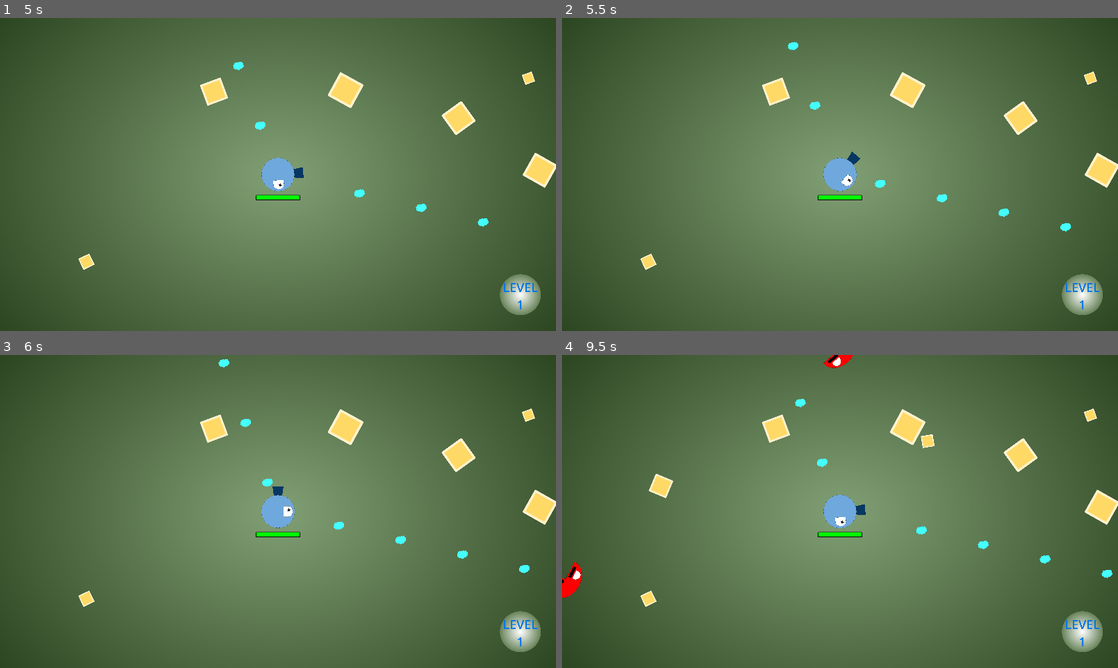
Above: before the commit, frames 1-4 (two rows, left to right).
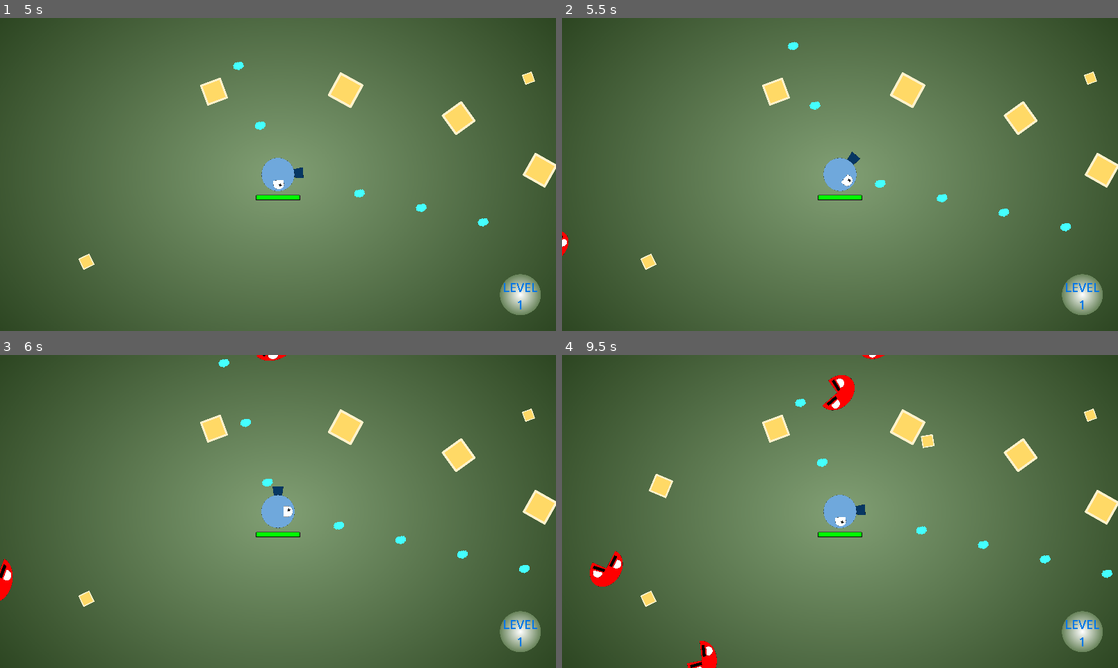
Above: after the commit, the same moments.

Repository: aeriab/Astroid-rage
Game: Godot game, scene res://scenes/game.tscn
Two runs of this game, one before a commit and one after it. Both use one fixed random seed, a clock stepped at 60 frames per second and the inputs below.
Inputs:
- Up to frame 1 (5 s): tap Enter (ui_accept) at 0.5, 0.77, 1.52, 3.02, 3.77, 4.52 s; hold Right (ui_right) 0.53-2.03 s; tap Space (switch) every 0.75 s from 0.6 to 4.35 s; hold Left (ui_left) 2.03-2.78 s; hold Right (ui_right) 2.78-4.28 s; hold Left (ui_left) from 4.28 s (still down)
- Up to frame 2 (5.5 s): release Left (ui_left) at 5.03 s; hold Right (ui_right) from 5.03 s (still down); tap Space (switch) at 5.1 s
- Up to frame 3 (6 s): release Right (ui_right) at 5.78 s; hold Left (ui_left) from 5.78 s (still down); tap Space (switch) at 5.85 s
- Up to frame 4 (9.5 s): tap Enter (ui_accept) at 6.02, 6.77, 7.52, 9.02 s; tap Space (switch) every 0.75 s from 6.6 to 8.85 s; release Left (ui_left) at 7.28 s; hold Right (ui_right) from 7.28 s (still down)

Frame 1 is identical in both runs. In frame 2, less than 0.1% of the frame differs, in the area x 0-2%, y 68-76%; in frame 3, 0.3%; in frame 4, 1.5%, in the area x 0-58%, y 0-100%.

Commit message:
Worked on dying mechanics

Diff:
--- /dev/null
+++ b/scenes/defeated_screen.tscn
@@ -0,0 +1,3 @@
+[gd_scene format=3 uid="uid://blaq5qehq2fli"]
+
+[node name="DefeatedScreen" type="CanvasLayer"]
--- a/scenes/game.tscn
+++ b/scenes/game.tscn
@@ -10,14 +10,13 @@
 [ext_resource type="PackedScene" uid="uid://bu5k7npfyyfio" path="res://scenes/LevelCircle.tscn" id="8_8gq6h"]
 [ext_resource type="PackedScene" uid="uid://cqmli4p0vtbwy" path="res://scenes/store_page.tscn" id="8_fvigt"]
 [ext_resource type="PackedScene" uid="uid://ywkm5lhkpww" path="res://scenes/health_bar_red.tscn" id="10_y2x8a"]
+[ext_resource type="PackedScene" uid="uid://cg1tr1w13owj1" path="res://scenes/game_over.tscn" id="11_orek7"]
 
 [sub_resource type="CanvasItemMaterial" id="CanvasItemMaterial_4kbpy"]
 
 [sub_resource type="CircleShape2D" id="CircleShape2D_rycil"]
 
 [sub_resource type="WorldBoundaryShape2D" id="WorldBoundaryShape2D_lp687"]
-
-[sub_resource type="CircleShape2D" id="CircleShape2D_m11bs"]
 
 [node name="Game" type="Node2D"]
 scale = Vector2(1.21821, 1.21821)
@@ -78,7 +77,8 @@
 wave3RedEnemyNum = 12
 
 [node name="Wave1Timer" type="Timer" parent="Stage1Waves"]
-wait_time = 5.0
+wait_time = 2.0
+one_shot = true
 autostart = true
 
 [node name="Wave2Timer" type="Timer" parent="Stage1Waves"]
@@ -103,16 +103,12 @@
 [node name="store_page" parent="." instance=ExtResource("8_fvigt")]
 visible = false
 
+[node name="GameOver" parent="." instance=ExtResource("11_orek7")]
+visible = false
+
 [node name="HealthBarRed" parent="." instance=ExtResource("10_y2x8a")]
 position = Vector2(4.76837e-07, 522.078)
 scale = Vector2(0.658475, 0.658475)
-
-[node name="testArea" type="Area2D" parent="."]
-position = Vector2(-123.131, -201.936)
-
-[node name="CollisionShape2D" type="CollisionShape2D" parent="testArea"]
-scale = Vector2(9.97074, 9.97074)
-shape = SubResource("CircleShape2D_m11bs")
 
 [connection signal="timeout" from="Stage1Waves/Wave1Timer" to="Stage1Waves" method="_on_wave_1_timer_timeout"]
 [connection signal="timeout" from="Stage1Waves/Wave2Timer" to="Stage1Waves" method="_on_wave_2_timer_timeout"]
--- a/scenes/game_over.tscn
+++ b/scenes/game_over.tscn
@@ -5,28 +5,55 @@
 [node name="GameOver" type="CanvasLayer"]
 script = ExtResource("1_db6pj")
 
+[node name="ColorRect" type="ColorRect" parent="."]
+z_index = -1
+anchors_preset = 15
+anchor_right = 1.0
+anchor_bottom = 1.0
+grow_horizontal = 2
+grow_vertical = 2
+color = Color(0.6, 0.388235, 0.392157, 0.32549)
+metadata/_edit_use_anchors_ = true
+
 [node name="OverWords" type="Label" parent="."]
-offset_right = 1152.0
-offset_bottom = 648.0
+anchors_preset = 15
+anchor_right = 1.0
+anchor_bottom = 1.0
+grow_horizontal = 2
+grow_vertical = 2
 theme_override_font_sizes/font_size = 126
-text = "Game Over"
+text = "
+Game Over"
 horizontal_alignment = 1
+metadata/_edit_use_anchors_ = true
 
 [node name="RetryButton" type="Button" parent="."]
-offset_left = 336.0
-offset_top = 266.0
-offset_right = 816.0
-offset_bottom = 382.0
+anchors_preset = 15
+anchor_right = 1.0
+anchor_bottom = 1.0
+offset_left = 686.0
+offset_top = 455.0
+offset_right = -686.0
+offset_bottom = -455.0
+grow_horizontal = 2
+grow_vertical = 2
 theme_override_font_sizes/font_size = 70
 text = "RETRY"
+metadata/_edit_use_anchors_ = true
 
 [node name="QuitButton" type="Button" parent="."]
-offset_left = 339.0
-offset_top = 420.0
-offset_right = 813.0
-offset_bottom = 539.0
+anchors_preset = 15
+anchor_right = 1.0
+anchor_bottom = 1.0
+offset_left = 686.0
+offset_top = 687.0
+offset_right = -686.0
+offset_bottom = -241.0
+grow_horizontal = 2
+grow_vertical = 2
 theme_override_font_sizes/font_size = 70
 text = "QUIT"
+metadata/_edit_use_anchors_ = true
 
 [connection signal="pressed" from="RetryButton" to="." method="_on_retry_button_pressed"]
 [connection signal="pressed" from="QuitButton" to="." method="_on_quit_button_pressed"]
--- a/scripts/Global.gd
+++ b/scripts/Global.gd
@@ -3,6 +3,8 @@
 signal xpGoingUp
 var xpNodesOnScreen = 0
 var level = 1
+
+var upgradePhase: bool = false
 
 var enemyNum = 0
 
@@ -28,6 +30,7 @@
 		upgradePopUp()
 
 func upgradePopUp():
+	upgradePhase = true
 	Engine.time_scale = 0.0
 
 func decreaseHealth(num):
--- a/scripts/game.gd
+++ b/scripts/game.gd
@@ -3,10 +3,9 @@
 
 
 func _process(_delta):
-	if Engine.time_scale == 0:
+	if Global.upgradePhase:
 		store_page.tallyPoints()
 		store_page.visible = true
-
 	else:
 		store_page.visible = false
 
--- a/scripts/game_over.gd
+++ b/scripts/game_over.gd
@@ -2,7 +2,6 @@
 
 
 func _on_retry_button_pressed():
-	Global.enemyNum = 5
 	get_tree().change_scene_to_file("res://scenes/game.tscn")
 
 
--- a/scripts/health_bar_red.gd
+++ b/scripts/health_bar_red.gd
@@ -1,4 +1,17 @@
 extends Sprite2D
+@onready var game_over = $"../GameOver"
 
-func _process(_delta):
+var dying: bool = false
+
+func _process(delta):
 	material.set_shader_parameter("health_value",Global.player_health)
+	if Global.player_health <= 0:
+		dying = true
+		game_over.visible = true
+
+	if dying:
+		print("dying animation")
+		Engine.time_scale = Engine.time_scale - 0.01
+		if Engine.time_scale <= 0:
+			Engine.time_scale = 0
+			dying = false
--- a/scripts/store_page.gd
+++ b/scripts/store_page.gd
@@ -179,4 +179,5 @@
 
 func _on_back_to_game_pressed():
 	Engine.time_scale = 1.0
+	Global.upgradePhase = false
 	#get_tree().change_scene_to_file("res://scenes/game.tscn")
